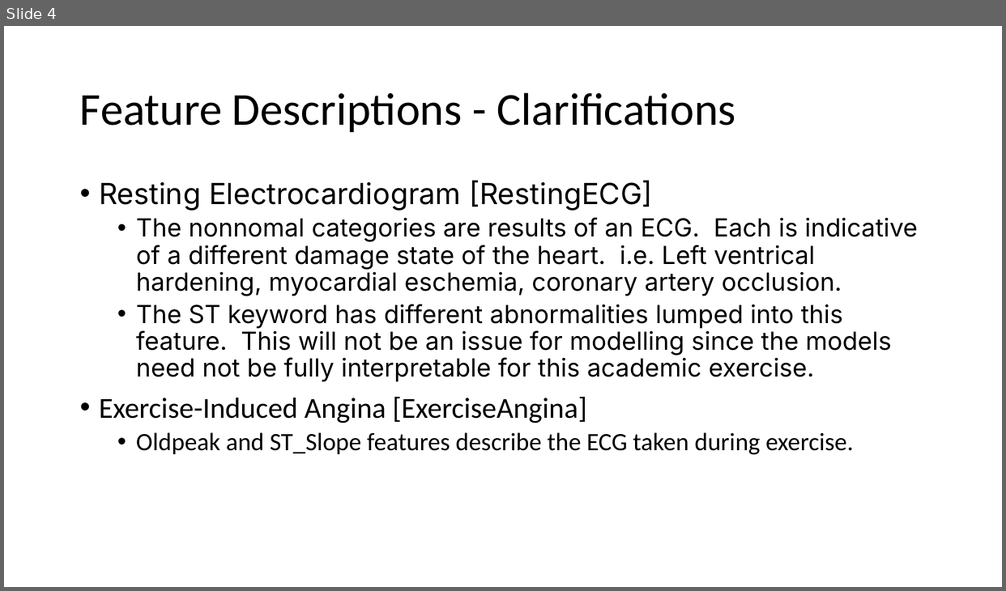
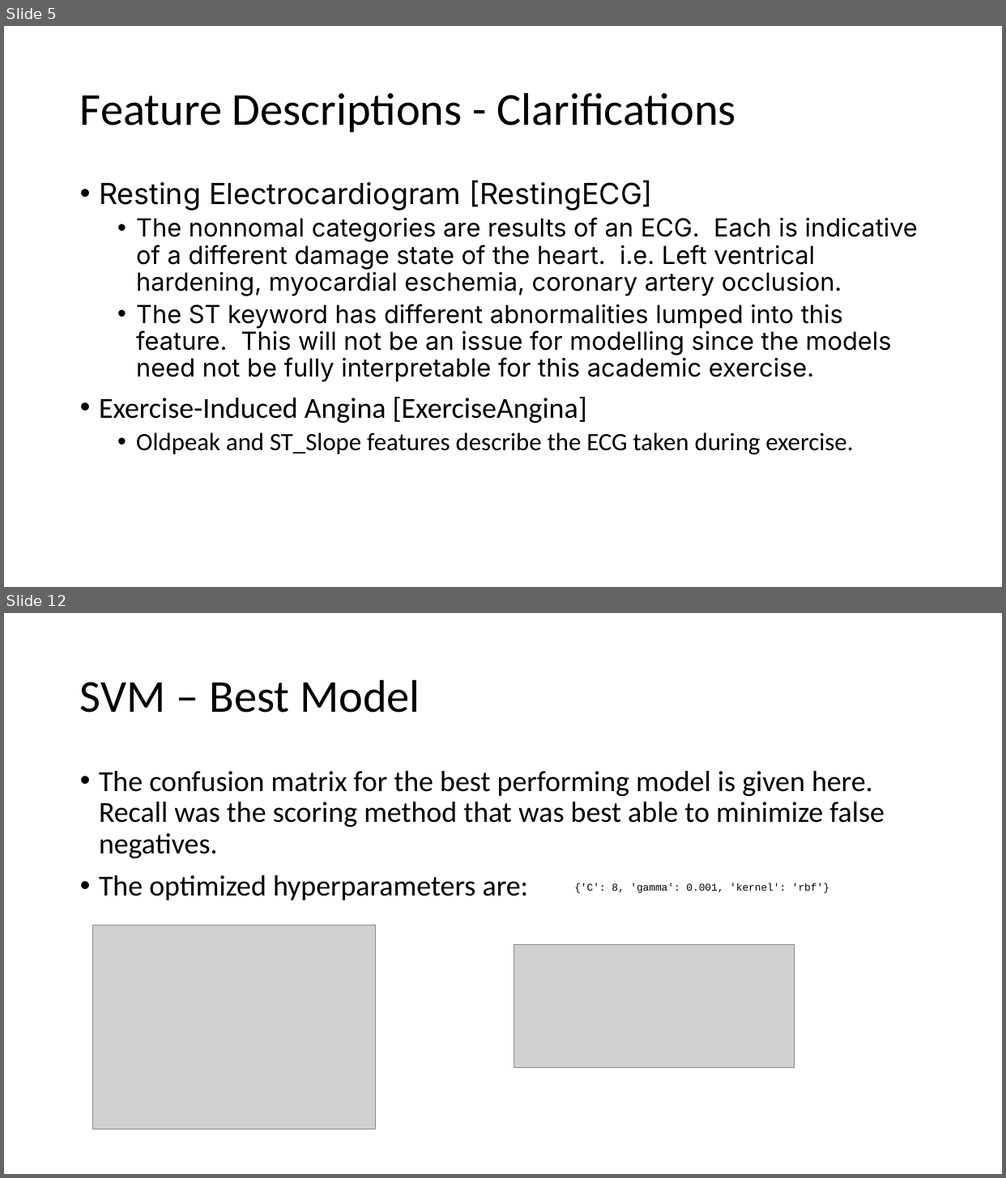
Before and after one commit to M-Matrona/IBM-Machine-Learning-Course, a slide deck: Course_3_Classification/Classification_Project_Heart_Disease_Prediction.pptx. Shown one above the other, each under a label of ours: slide 4 before the commit, slides 5 and 12 after it; the slides between them are not shown. The pictures are 1006x591 and 1006x1178 pixels, drawn with LibreOffice and Linux fonts; fonts in the diff are those of the drawing; grey boxes stand for pictures. Boxes give left, top, right and bottom in pixels: in the first picture for what was removed or moved away, otherwise in the second. Text is boxed around its words. In the diff, an @@ line names an element or a change of style, - is before the commit and + after.

```diff
--- a/Course_3_Classification/Classification_Project_Heart_Disease_Prediction.pptx
+++ b/Course_3_Classification/Classification_Project_Heart_Disease_Prediction.pptx
@@ slide 12 added at [4,613,1002,1174], background #FFFFFF @@
@@ title added at [80,679,420,713], 44 pt, text #000000 @@
+SVM – Best Model
@@ text added at [99,771,884,901], 28 pt, text #000000 @@
+• The confusion matrix for the best performing model is given here. Recall was the scoring method that was best able to minimize false negatives.
+• The optimized hyperparameters are:
@@ text added at [574,884,829,893], 10 pt, text #000000 @@
+{'C': 8, 'gamma': 0.001, 'kernel': 'rbf'}
@@ picture added at [93,925,375,1130] @@
@@ picture added at [513,944,795,1068] @@
@@ what was slide 4 is now slide 5 @@
```
Also in this commit, not shown: 1 slide changed, 6 other slides added, 3 other files.
